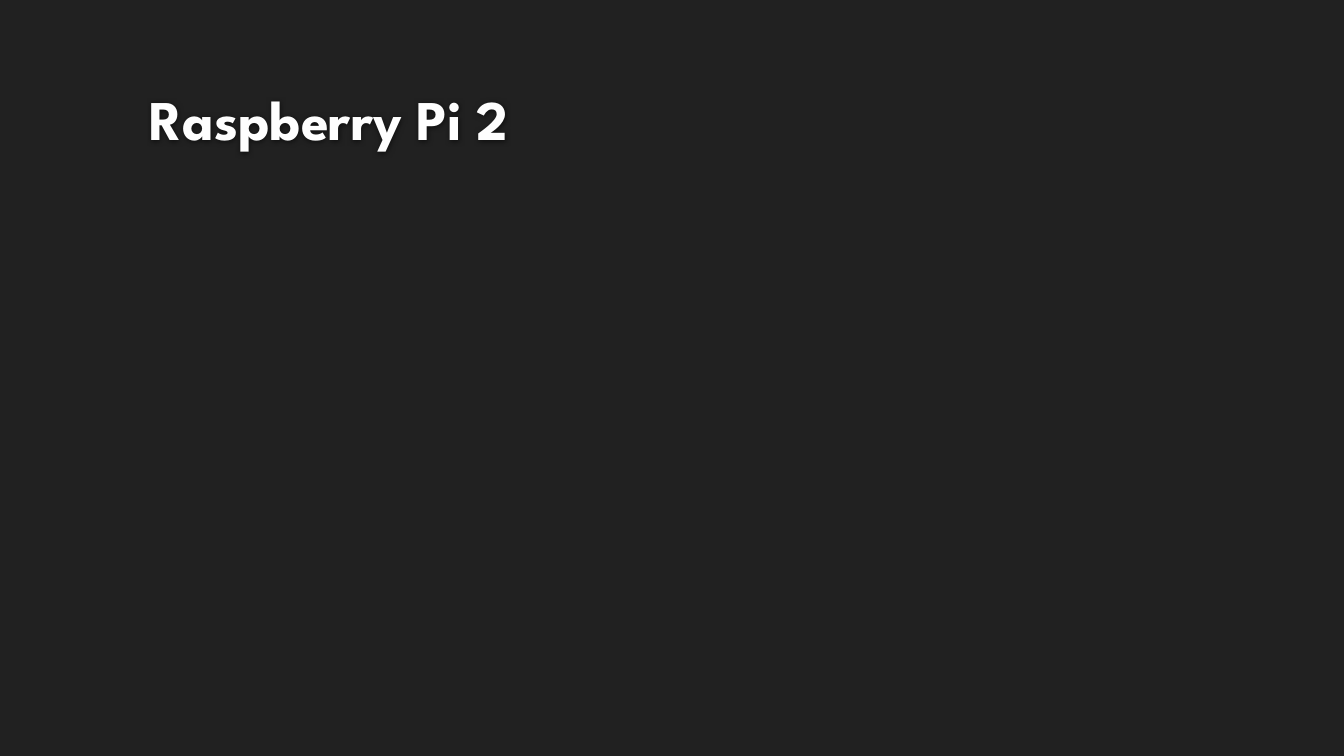
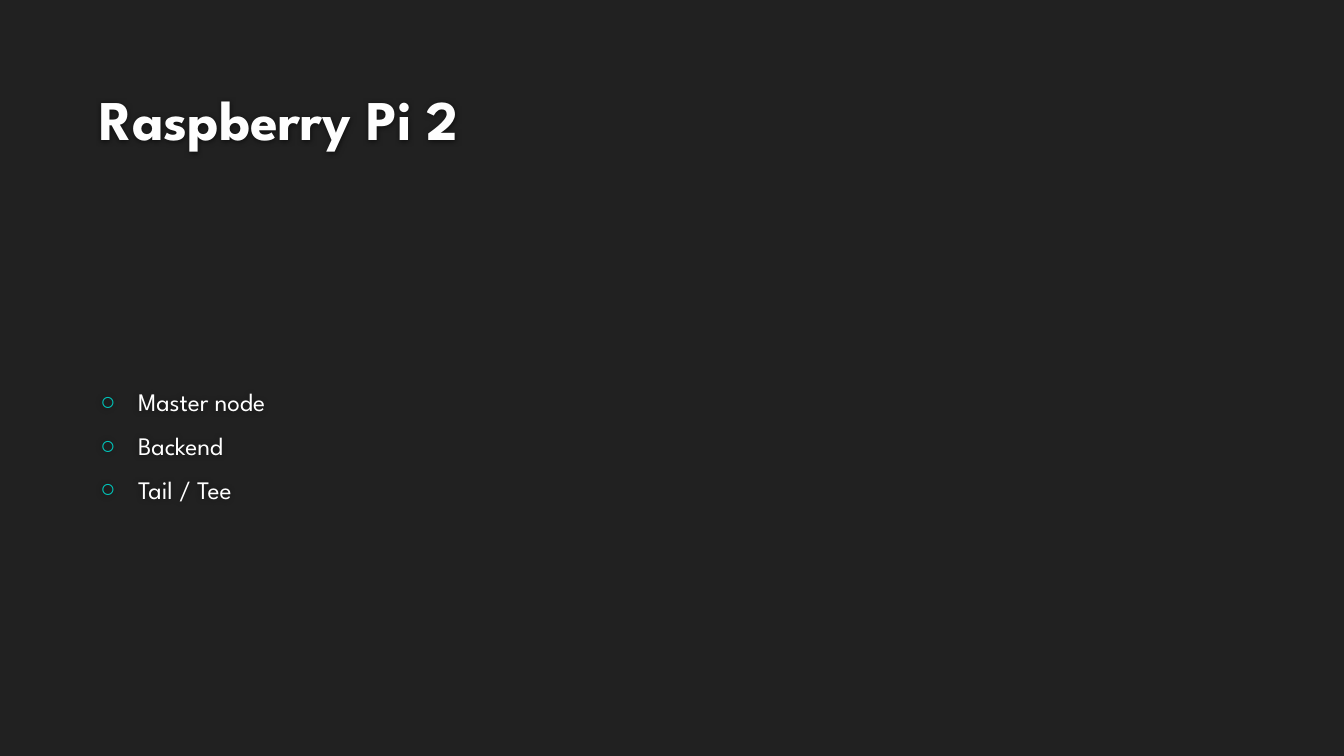
Before and after one commit to AP-Elektronica-ICT/QuietTimePublic, a slide deck: slide 7 of Documentatie/IoT.pptx. Drawn at 1344x756 pixels with LibreOffice and Linux fonts; fonts in the diff are those of the drawing; background and template pictures are left out. Boxes give left, top, right and bottom in pixels: in the first picture for what was removed or moved away, otherwise in the second. Text is boxed around its words. In the diff, an @@ line names an element or a change of style, - is before the commit and + after.

```diff
--- a/Documentatie/IoT.pptx
+++ b/Documentatie/IoT.pptx
@@ title "Raspberry Pi 2": place and size @@
-title "Raspberry Pi 2" at [150, 101, 509, 152]
+title "Raspberry Pi 2" at [99, 101, 458, 152]
@@ text added at [138, 393, 265, 500], 18 pt, text #FFFFFF @@
+○ Master node
+○ Backend
+○ Tail / Tee
```
Also in this commit, not shown: 4 other slides changed.
